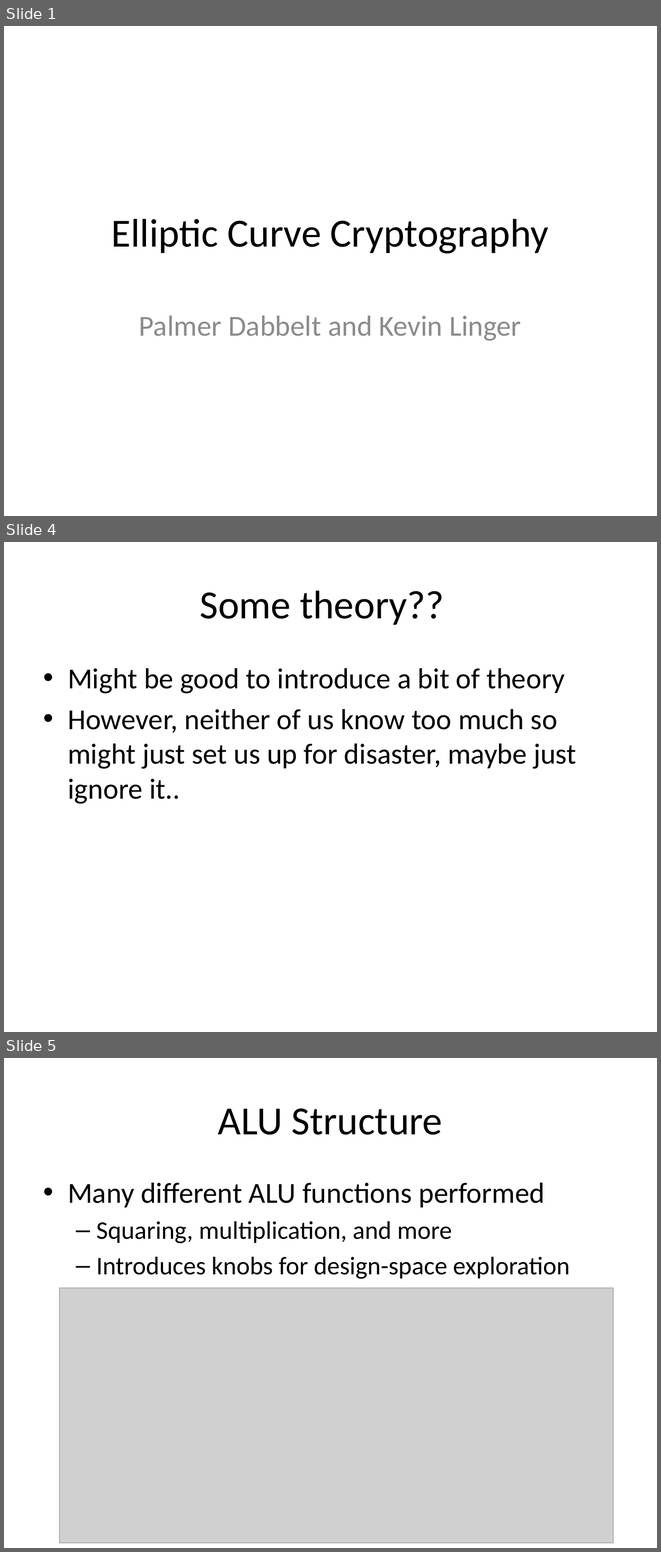
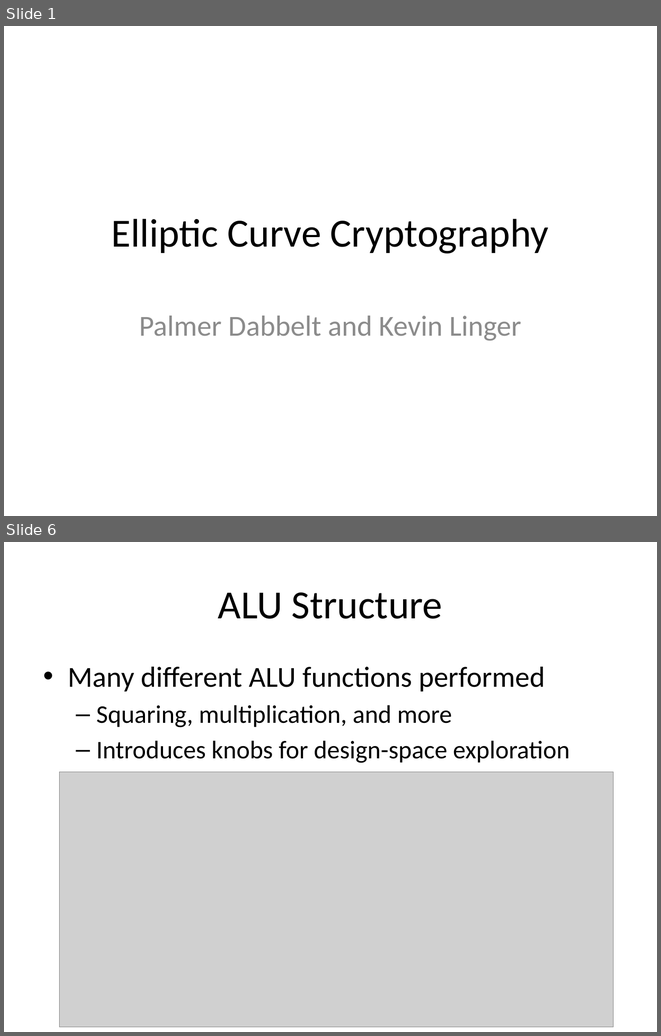
Before and after one commit to palmer-dabbelt/cs250-papers, a slide deck: cs250proposal.pptx. Shown one above the other, each under a label of ours: slides 1, 4 and 5 before the commit, slides 1 and 6 after it; the slides between them are not shown. The pictures are 661x1552 and 661x1036 pixels, drawn with LibreOffice and Linux fonts; fonts in the diff are those of the drawing; grey boxes stand for pictures. Boxes give left, top, right and bottom in pixels: in the first picture for what was removed or moved away, otherwise in the second. Text is boxed around its words. In the diff, an @@ line names an element or a change of style, - is before the commit and + after.

```diff
--- a/cs250proposal.pptx
+++ b/cs250proposal.pptx
@@ slide 4 removed at bbox=[4, 542, 657, 1032], background #FFFFFF @@
@@ title removed at bbox=[200, 590, 444, 625] @@
-Some theory??
@@ text removed at bbox=[68, 668, 576, 804] @@
-• Might be good to introduce a bit of theory
-• However, neither of us know too much so might just set us up for disaster, maybe just ignore it..
@@ what was slide 5 is now slide 6 @@
```
Also in this commit, not shown: 4 slides changed, 1 slide added.
